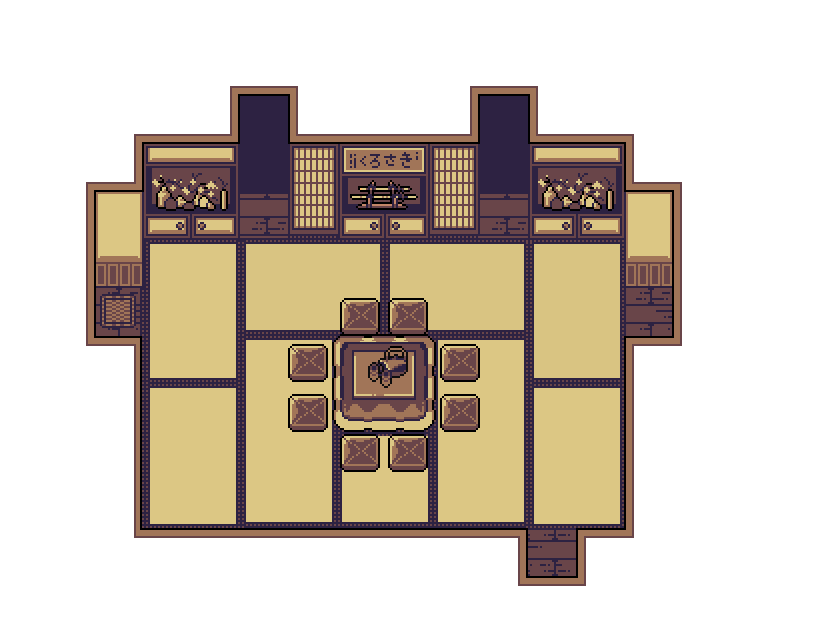
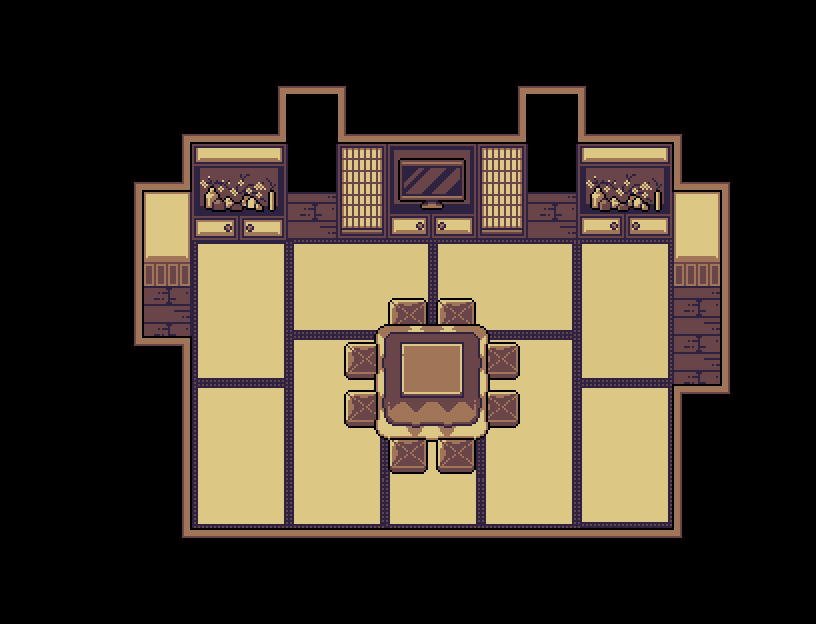
Layer changes from the first (816, 624) image to the second:
removed group "门" (2 layers) from group "客厅" over (238, 96, 674, 338)
removed layer "下层 副本 4 的複製" from group "客厅" over (332, 334, 436, 432)
removed group "資料夾 1" (5 layers) from group "客厅" over (86, 86, 682, 586)
removed layer "下层 的複製" from group "資料夾 1" over (350, 180, 418, 210)
removed layer "下层 副本 2" from group "資料夾 1" over (152, 173, 614, 211)
removed layer "下层" from group "資料夾 1" over (288, 298, 480, 472)
removed layer "地毯 的複製" from group "資料夾 1" over (100, 294, 136, 328)
removed layer "背景 的複製 2" from group "資料夾 1" over (86, 86, 682, 586)
added group "ground" with 4 layers in group "客厅" over (134, 86, 730, 538)
added layer "电视机" in group "ground" over (398, 158, 466, 210)
added layer "被炉" in group "ground" over (374, 324, 490, 442)
added layer "坐垫" in group "ground" over (344, 298, 520, 474)
added layer "背景" in group "ground" over (134, 86, 730, 538)
showed "图层 3", painted on it over (0, 0, 816, 624)
